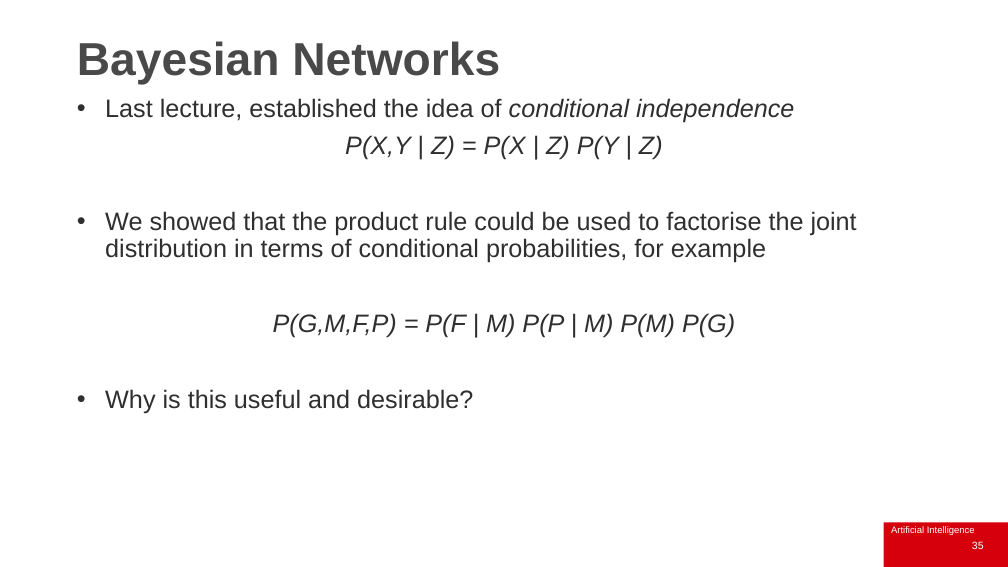
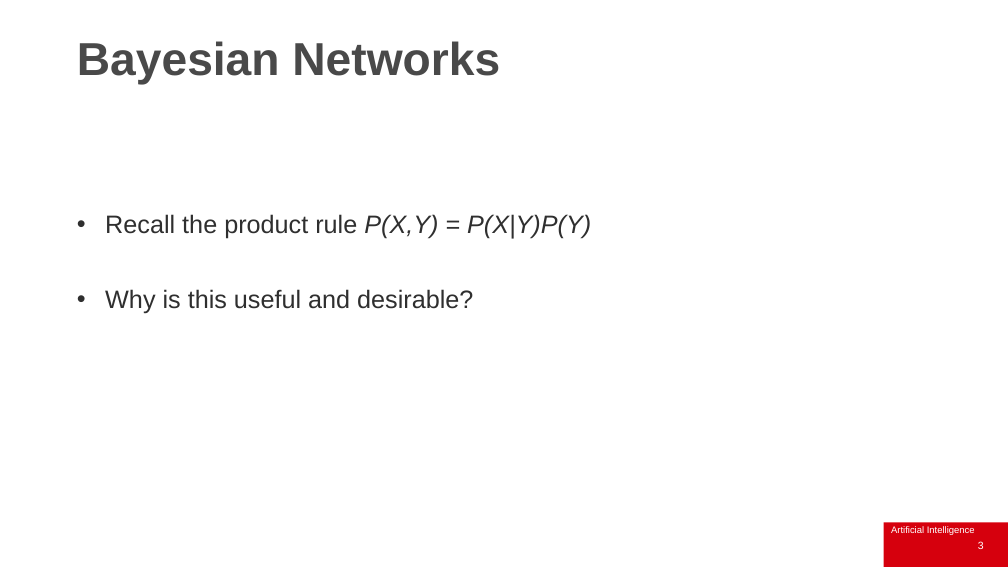
Before and after one commit to IainStyles/Knowledge-Engineering-2025, a slide deck: slide 3 of slides/ECS8052 Week 8 2025-11-10.pptx (slide 35 before the commit). Drawn at 1008x567 pixels with LibreOffice and Linux fonts; fonts in the diff are those of the drawing; background and template pictures are left out. Boxes give left, top, right and bottom in pixels: in the first picture for what was removed or moved away, otherwise in the second. Text is boxed around its words. In the diff, an @@ line names an element or a change of style, - is before the commit and + after.

```diff
--- a/slides/ECS8052 Week 8 2025-11-10.pptx
+++ b/slides/ECS8052 Week 8 2025-11-10.pptx
@@ text at [105,214,591,239]: text changed @@
-• Last lecture, established the idea of conditional independence
-P(X,Y | Z) = P(X | Z) P(Y | Z)
-• We showed that the product rule could be used to factorise the joint distribution in terms of conditional probabilities, for example
-P(G,M,F,P) = P(F | M) P(P | M) P(M) P(G)
+• Recall the product rule P(X,Y) = P(X|Y)P(Y)
@@ page number at [978,541,984,549]: text changed @@
-35
+3
```
Also in this commit, not shown: 11 other slides changed, 3 slides added, 48 slides removed, 8 other files.
